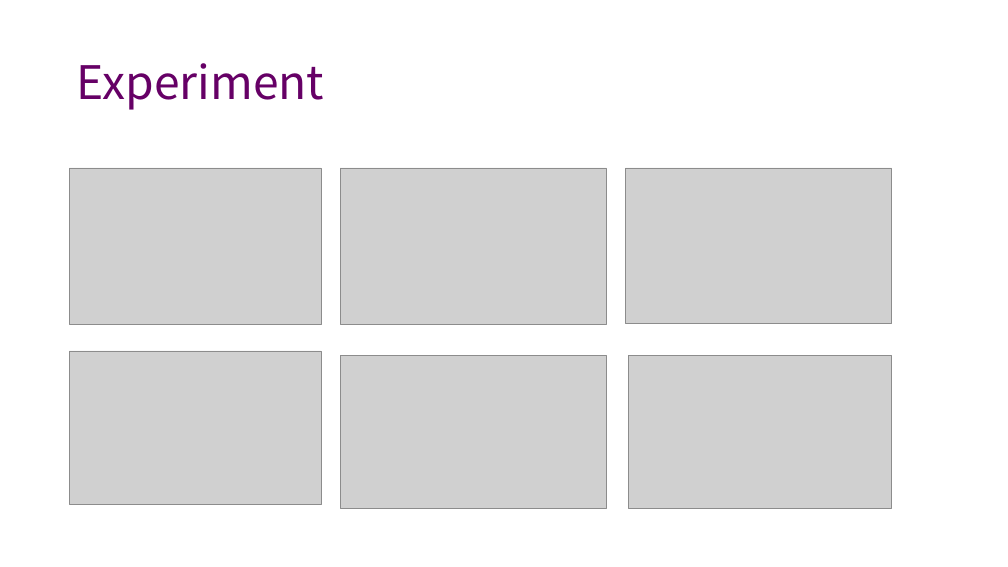
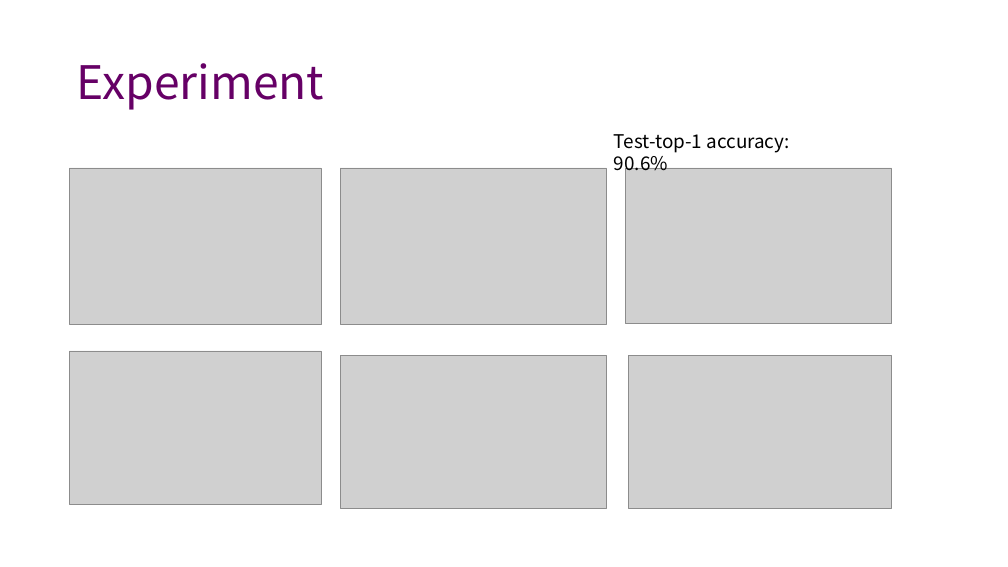
Before and after one commit to ZeningLin/DSP-Big-Project-SCUT, a slide deck: slide 65 of MobileNetsReadOnly.pptx. Drawn at 1008x567 pixels with LibreOffice and Linux fonts; fonts in the diff are those of the drawing; grey boxes stand for pictures. Boxes give left, top, right and bottom in pixels: in the first picture for what was removed or moved away, otherwise in the second. Text is boxed around its words. In the diff, an @@ line names an element or a change of style, - is before the commit and + after.

```diff
--- a/MobileNetsReadOnly.pptx
+++ b/MobileNetsReadOnly.pptx
@@ text added at (614, 134, 790, 176), 18 pt, text #000000 @@
+Test-top-1 accuracy: 90.6%
```
Also in this commit, not shown: 7 other slides changed.
